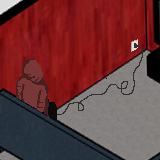
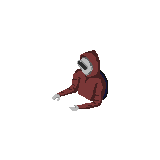
Comparing the layer stacks of the two 160 × 160 images. Changes:
hid group "Hacker sleep" (2 layers) over [11, 39, 143, 120]
showed group "Hacker" (2 layers) over [52, 50, 108, 111]
hid "Bureau_2_joueurs_final" over [0, 0, 160, 160]
